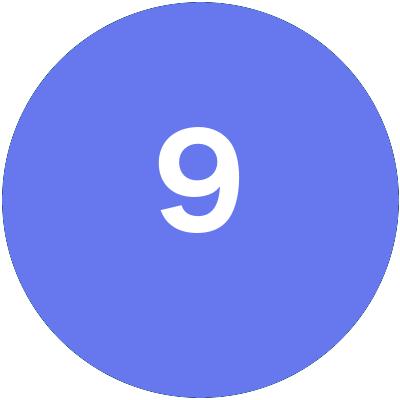
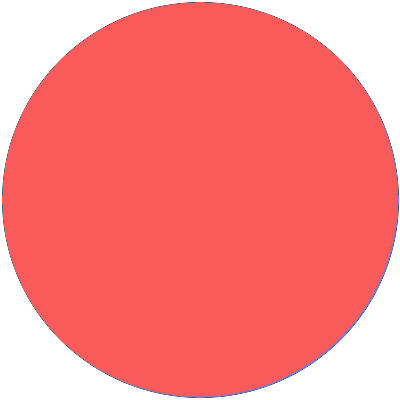
Layered file, before and after one edit (400 x 400). Changes by layer:
painted on "..." over left=158, top=127, right=240, bottom=233
painted on "Background" over left=2, top=2, right=398, bottom=397
